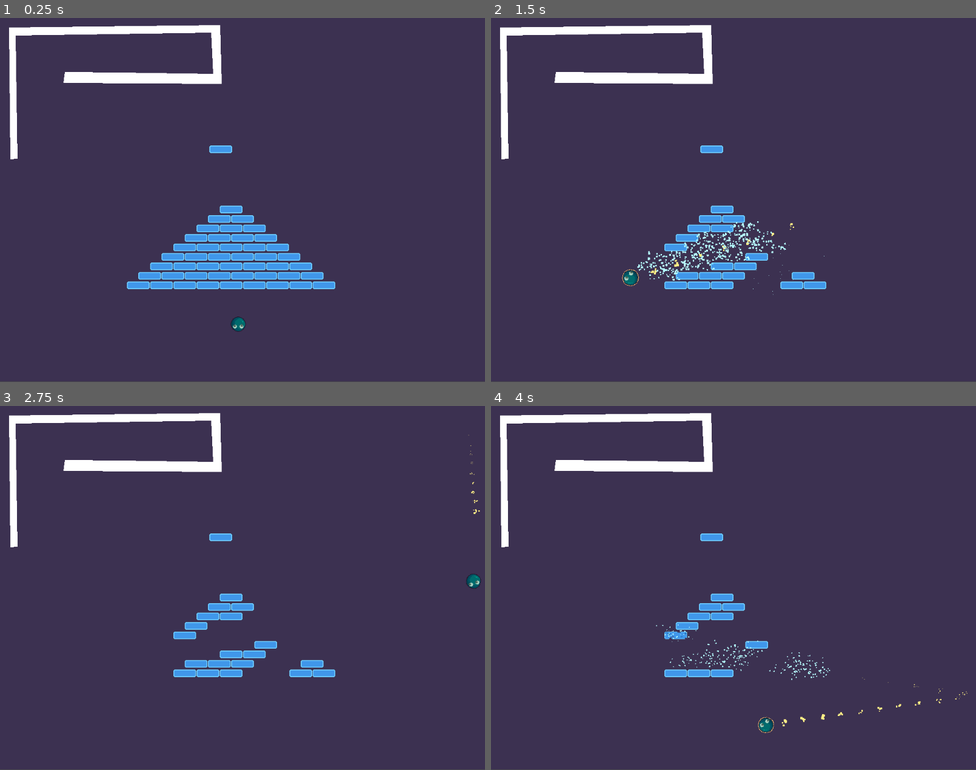
Above: before the commit, frames 1-4 (two rows, left to right).
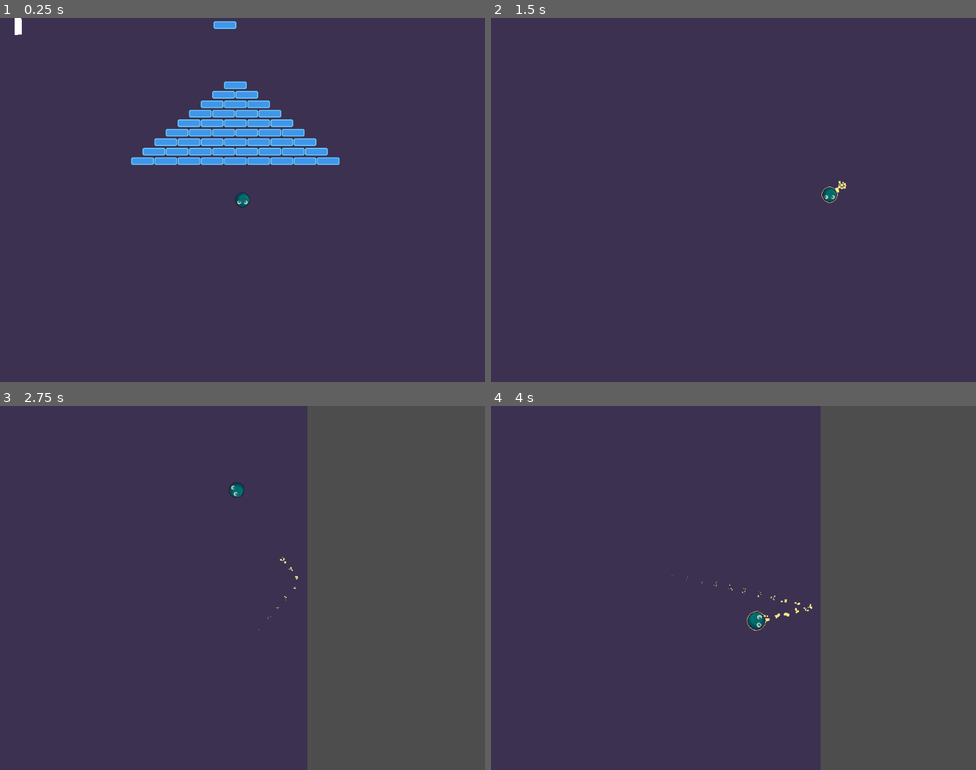
Above: after the commit, the same moments.

Repository: speakk/bounce_mania
Game: Godot game, scene res://main.tscn
Same seed, same stepped clock (60 frames per second), same inputs: the game is played once before the commit and once after it.
Inputs (mouse positions are in pixels of both pictures, inside the frame that each line leads up to):
- Up to frame 1 (0.25 s): no input
- Up to frame 2 (1.5 s): tap Enter at 0.5 s; move the mouse to (840, 181) at 0.52 s; hold D (right) 0.53-1.28 s; right-click (840, 181) at 0.6 s; move the mouse to (636, 218) at 1.27 s; hold S (down) from 1.28 s (still down); right-click (636, 218) at 1.35 s
- Up to frame 3 (2.75 s): move the mouse to (291, 507) at 2.02 s; release S (down) at 2.03 s; hold D (right) from 2.03 s (still down); right-click (291, 507) at 2.1 s
- Up to frame 4 (4 s): move the mouse to (709, 660) at 2.77 s; release D (right) at 2.78 s; hold W (up) 2.78-3.53 s; right-click (709, 660) at 2.85 s; move the mouse to (879, 642) at 3.52 s; hold A (left) from 3.53 s (still down); right-click (879, 642) at 3.6 s

The runs differ from the first frame. In frame 1, 12% of the frame differs, in the area x 1-70%, y 0-87%; in frame 2, 5.7%; in frame 3, 41%, in the area x 1-100%, y 0-100%; in frame 4, 36%.

Commit message:
Bigger world, correct bounce direction

Diff:
--- a/main.tscn
+++ b/main.tscn
@@ -23,29 +23,38 @@
 script = ExtResource("1_32rph")
 
 [node name="ColorRect" type="ColorRect" parent="."]
-offset_right = 1028.0
-offset_bottom = 767.0
+offset_left = -998.0
+offset_top = -645.0
+offset_right = 2554.0
+offset_bottom = 1765.0
 color = Color(0.235294, 0.192157, 0.317647, 1)
 
 [node name="Player" parent="." instance=ExtResource("1_equd4")]
 position = Vector2(503, 646)
 
+[node name="Camera2D" type="Camera2D" parent="Player"]
+current = true
+position_smoothing_enabled = true
+
 [node name="Brick" parent="." instance=ExtResource("2_5rnsa")]
 position = Vector2(466, 277)
 
 [node name="StaticBody2D" type="StaticBody2D" parent="."]
+position = Vector2(-33, 999)
 
 [node name="CollisionShape2D" type="CollisionShape2D" parent="StaticBody2D"]
 position = Vector2(0, 769)
 shape = SubResource("WorldBoundaryShape2D_tqws2")
 
 [node name="StaticBody2D2" type="StaticBody2D" parent="."]
+position = Vector2(-19, -647)
 
 [node name="CollisionShape2D" type="CollisionShape2D" parent="StaticBody2D2"]
 position = Vector2(1, 1)
 shape = SubResource("WorldBoundaryShape2D_3mmwm")
 
 [node name="StaticBody2D3" type="StaticBody2D" parent="."]
+position = Vector2(-999, 19)
 
 [node name="CollisionShape2D" type="CollisionShape2D" parent="StaticBody2D3"]
 position = Vector2(1, 1)
@@ -55,7 +64,7 @@
 position = Vector2(1025, 8)
 
 [node name="CollisionShape2D" type="CollisionShape2D" parent="StaticBody2D4"]
-position = Vector2(1, 1)
+position = Vector2(1528, 58)
 shape = SubResource("WorldBoundaryShape2D_bb8w4")
 
 [node name="StaticBody2D5" type="StaticBody2D" parent="."]
--- a/player.gd
+++ b/player.gd
@@ -1,6 +1,4 @@
-extends Node2D
-
-class_name Player
+extends RigidBody2D
 
 @export var speed: int = 1200
 @export var bounce_speed: int = 1000
@@ -27,7 +25,7 @@
 	velocity = velocity.normalized() * speed
 
 func _ready():
-	$PhysicsBody/Sprite2D.frame = 0
+	$Sprite2D.frame = 0
 	bounce_timer = Timer.new()
 	add_child(bounce_timer)
 
@@ -35,45 +33,46 @@
 
 func direct_eye(eye, offset):
 	var eye_pos = eye.global_position
-	var player_pos = $PhysicsBody.position + offset
+	var player_pos = position + offset
 	var dir = eye_pos.direction_to(get_global_mouse_position())
-	dir = dir.rotated(-$PhysicsBody.rotation)
+	dir = dir.rotated(-rotation)
 	var dist = eye_pos.distance_to(get_local_mouse_position())
 	eye.position = dir * min(dist, max_dist) + offset
 
 func direct_eyes():
 	var y_offset = 5
-	direct_eye($PhysicsBody/LeftEyeSprite, Vector2(-8, y_offset))
-	direct_eye($PhysicsBody/RightEyeSprite, Vector2(7, y_offset))
+	direct_eye($LeftEyeSprite, Vector2(-8, y_offset))
+	direct_eye($RightEyeSprite, Vector2(7, y_offset))
 
 func _process(delta):
 	get_input()
-	$PhysicsBody.apply_force(velocity)
+	apply_force(velocity)
 	direct_eyes()
 
 	if Input.is_action_just_pressed("bounce"):
-		var direction = (get_local_mouse_position() - $PhysicsBody.position).normalized()
+		var direction = (get_global_mouse_position() - position).normalized()
 		var vector = direction * bounce_speed
 		bounce(vector)
 
 
 func bounce(direction):
 	if not bouncing:
-		$PhysicsBody.apply_impulse(direction)
-		$PhysicsBody/Sprite2D.frame = 1
+		#linear_velocity = Vector2(0, 0)
+		apply_impulse(direction)
+		$Sprite2D.frame = 1
 		bouncing = true
 		bounce_timer.start(bounce_time)
-		$PhysicsBody/TrailParticles.emitting = true
+		$TrailParticles.emitting = true
 		current_damage = damage * 2
-		$PhysicsBody.set_collision_mask_value(2, false)
+		set_collision_mask_value(2, false)
 
 		await bounce_timer.timeout
 
 		bouncing = false
-		$PhysicsBody/Sprite2D.frame = 0
-		$PhysicsBody/TrailParticles.emitting = false
+		$Sprite2D.frame = 0
+		$TrailParticles.emitting = false
 		current_damage = damage
-		$PhysicsBody.set_collision_mask_value(2, true)
+		set_collision_mask_value(2, true)
 
 
 
@@ -85,6 +84,7 @@
 #		Events.brick_hit.emit(body, self, self.current_damage)
 
 
+
 func _on_area_2d_body_entered(body):
 	print("Entered?")
 	if body.is_in_group("bricks"):
@@ -92,6 +92,7 @@
 		#Events.emit_signal("brick_hit", self, self.current_damage)
 		Events.brick_hit.emit(body, self, self.current_damage)
 
-	$PhysicsBody/Sprite2D.scale = Vector2(1.4, 1.4)
+	$Sprite2D.scale = Vector2(1.4, 1.4)
+	#$/Sprite2D.material.
 	var tween = get_tree().create_tween()
-	tween.tween_property(get_node("PhysicsBody/Sprite2D"), "scale", Vector2(1, 1), 0.2)
+	tween.tween_property(get_node("Sprite2D"), "scale", Vector2(1, 1), 0.2)
--- a/player.tscn
+++ b/player.tscn
@@ -33,10 +33,7 @@
 [sub_resource type="CircleShape2D" id="CircleShape2D_q8i0r"]
 radius = 17.1172
 
-[node name="Player" type="Node2D"]
-script = ExtResource("1_q3836")
-
-[node name="PhysicsBody" type="RigidBody2D" parent="."]
+[node name="Player" type="RigidBody2D"]
 collision_layer = 4
 collision_mask = 3
 mass = 0.4
@@ -46,32 +43,33 @@
 max_contacts_reported = 2
 contact_monitor = true
 linear_damp = 0.5
+script = ExtResource("1_q3836")
 
-[node name="TrailParticles" type="GPUParticles2D" parent="PhysicsBody"]
+[node name="TrailParticles" type="GPUParticles2D" parent="."]
 emitting = false
 amount = 120
 process_material = SubResource("ParticleProcessMaterial_dgjov")
 speed_scale = 3.0
 fixed_fps = 60
 
-[node name="Sprite2D" type="Sprite2D" parent="PhysicsBody"]
+[node name="Sprite2D" type="Sprite2D" parent="."]
 texture = ExtResource("1_pxrxn")
 hframes = 2
 
-[node name="CollisionShape2D" type="CollisionShape2D" parent="PhysicsBody"]
+[node name="CollisionShape2D" type="CollisionShape2D" parent="."]
 shape = SubResource("CircleShape2D_boeyv")
 
-[node name="LeftEyeSprite" type="Sprite2D" parent="PhysicsBody"]
+[node name="LeftEyeSprite" type="Sprite2D" parent="."]
 texture = ExtResource("3_nvob7")
 
-[node name="RightEyeSprite" type="Sprite2D" parent="PhysicsBody"]
+[node name="RightEyeSprite" type="Sprite2D" parent="."]
 texture = ExtResource("3_nvob7")
 
-[node name="Area2D" type="Area2D" parent="PhysicsBody"]
+[node name="Area2D" type="Area2D" parent="."]
 collision_layer = 0
 collision_mask = 3
 
-[node name="CollisionShape2D" type="CollisionShape2D" parent="PhysicsBody/Area2D"]
+[node name="CollisionShape2D" type="CollisionShape2D" parent="Area2D"]
 shape = SubResource("CircleShape2D_q8i0r")
 
-[connection signal="body_entered" from="PhysicsBody/Area2D" to="." method="_on_area_2d_body_entered"]
+[connection signal="body_entered" from="Area2D" to="." method="_on_area_2d_body_entered"]
--- a/project.godot
+++ b/project.godot
@@ -7,16 +7,6 @@
 ;   param=value ; assign values to parameters
 
 config_version=5
-
-_global_script_classes=[{
-"base": "Node2D",
-"class": &"Player",
-"language": &"GDScript",
-"path": "res://player.gd"
-}]
-_global_script_class_icons={
-"Player": ""
-}
 
 [application]
 
